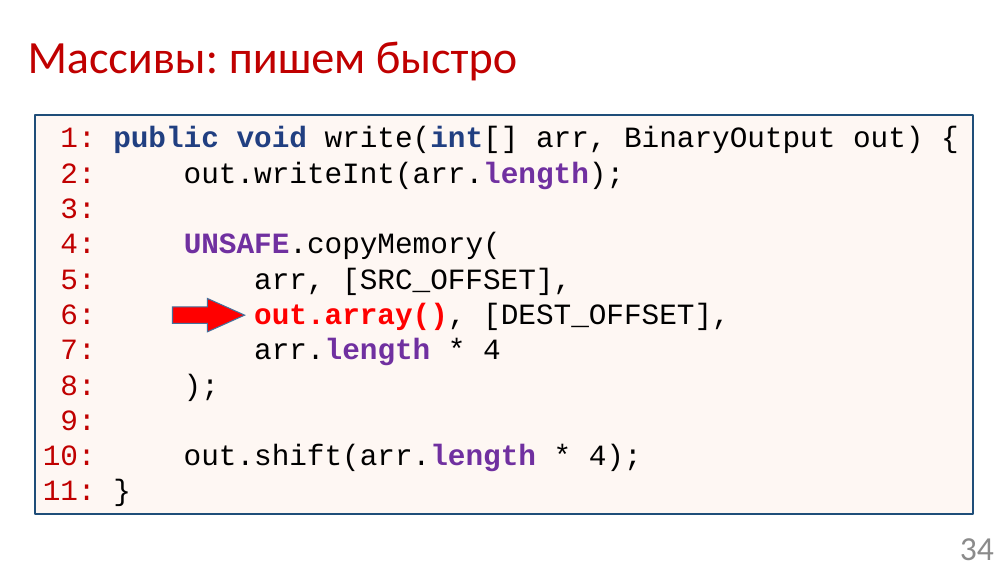
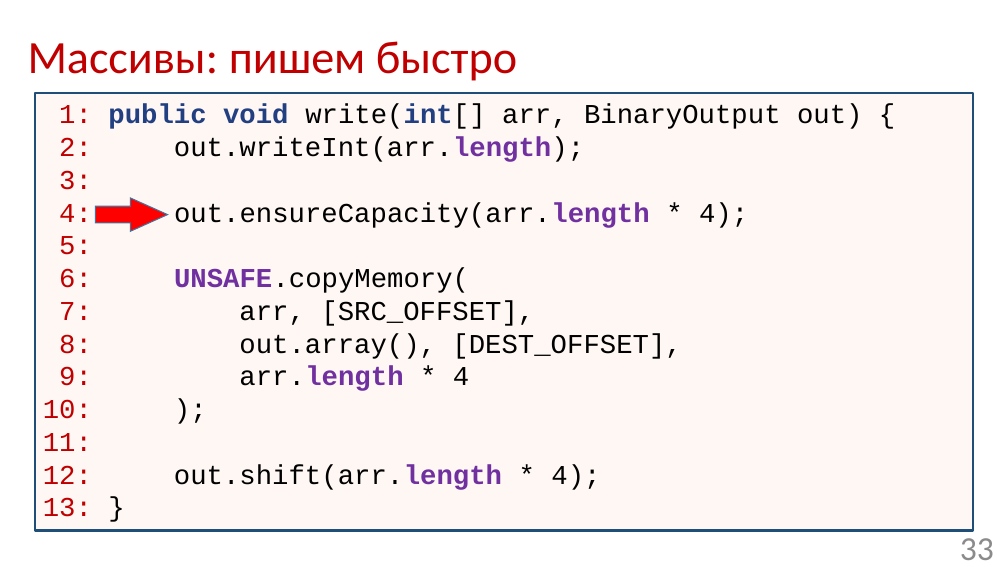
Before and after one commit to Mmuzaf/ozerov_2017_joker, a slide deck: slide 33 of slides/ozerov_joker2017_serialization.pptx (slide 34 before the commit). Drawn at 1008x567 pixels with LibreOffice and Linux fonts; fonts in the diff are those of the drawing; background and template pictures are left out. Boxes give left, top, right and bottom in pixels: in the first picture for what was removed or moved away, otherwise in the second. Text is boxed around its words. In the diff, an @@ line names an element or a change of style, - is before the commit and + after.

```diff
--- a/slides/ozerov_joker2017_serialization.pptx
+++ b/slides/ozerov_joker2017_serialization.pptx
@@ rectangle "1: public void write(int[] arr, ...": place and size @@
-rectangle "1: public void write(int[] arr, ..." at [36,115,974,514]
+rectangle "1: public void write(int[] arr, ..." at [36,93,974,531]
@@ text in rectangle at [59,104,863,190]: size 28 to 26 pt in "1: public void write(int[] arr, BinaryOutput out) ...", "2: out.writeInt(arr.length);", "3:" @@
@@ text in rectangle at [43,202,748,517]: text changed; size 28 to 26 pt @@
-4: UNSAFE.copyMemory(
-5: arr, [SRC_OFFSET],
-6: out.array(), [DEST_OFFSET],
-7: arr.length * 4
-8: );
-9:
-10: out.shift(arr.length * 4);
-11: }
+4: out.ensureCapacity(arr.length * 4);
+5:
+6: UNSAFE.copyMemory(
+7: arr, [SRC_OFFSET],
+8: out.array(), [DEST_OFFSET],
+9: arr.length * 4
+10: );
+11:
+12: out.shift(arr.length * 4);
+13: }
@@ right arrow: place and size @@
-right arrow at [172,299,244,332]
+right arrow at [95,198,167,231]
@@ page number at [960,538,994,560]: text changed @@
-34
+33
```
Also in this commit, not shown: 10 other slides changed, 3 slides added, 6 slides removed.
